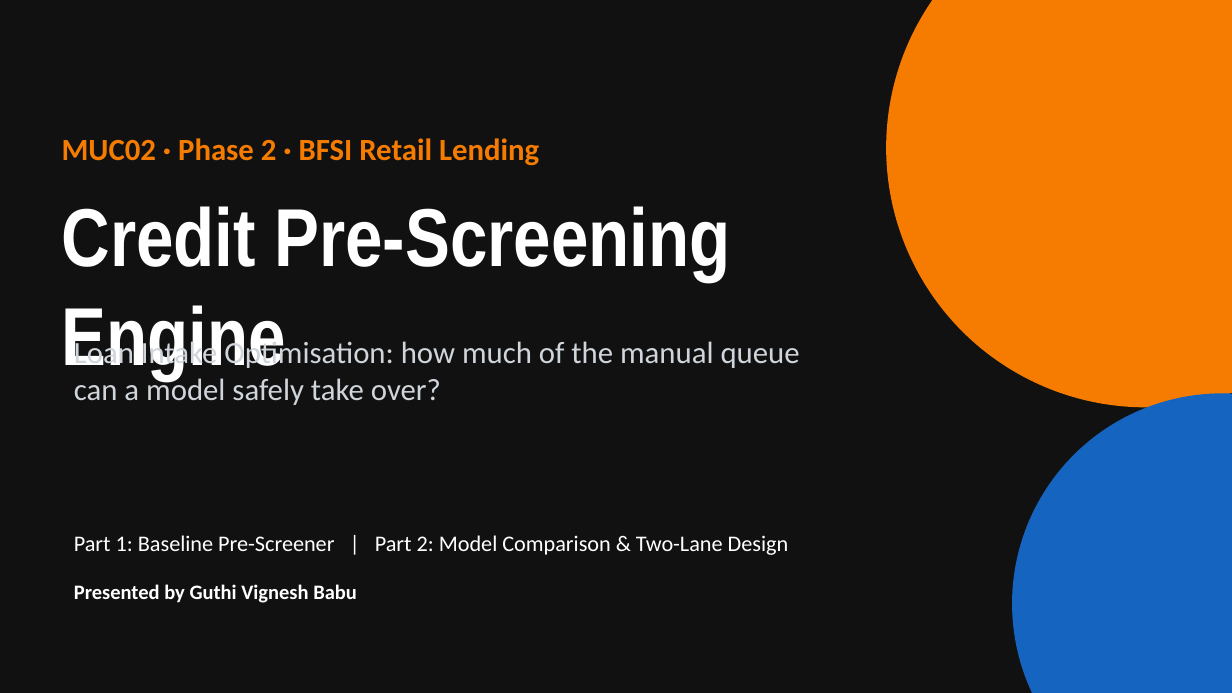
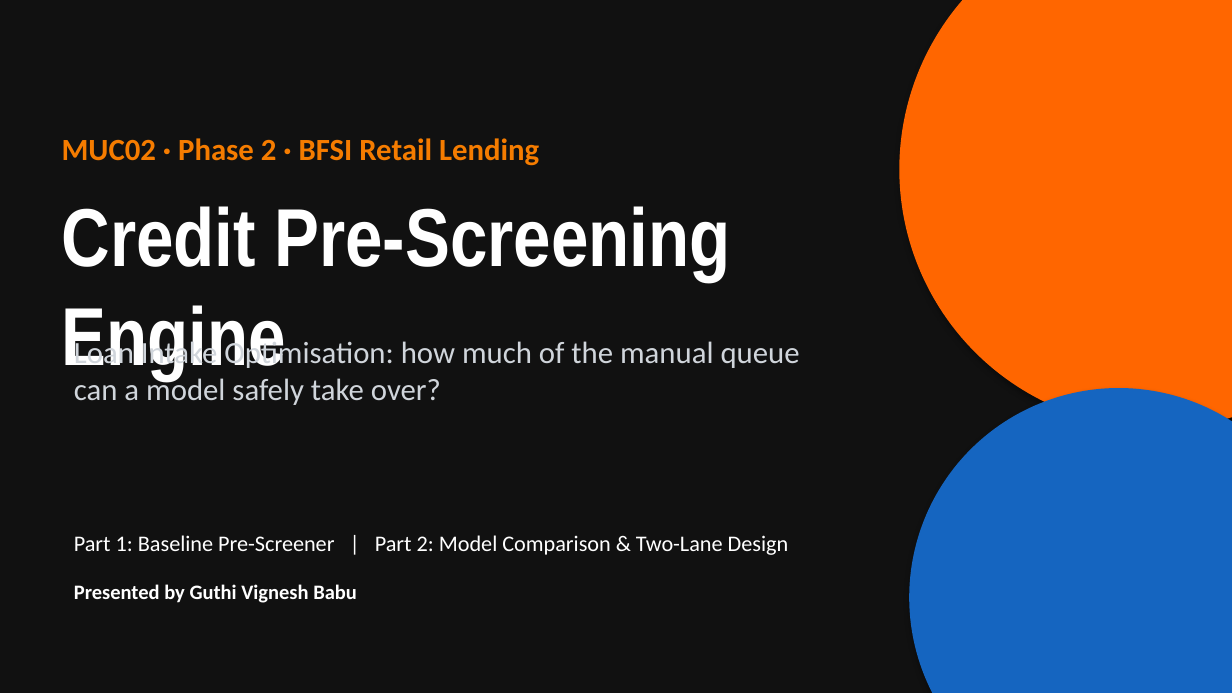
Before and after one commit to Vigneshbabu4/MUC02-Credit-Pre-Screening-Engine, a slide deck: slide 1 of Vigneshbabu_Credit_MUC02.pptx. Drawn at 1232x693 pixels with LibreOffice and Linux fonts; fonts in the diff are those of the drawing. Boxes give left, top, right and bottom in pixels: in the first picture for what was removed or moved away, otherwise in the second. Text is boxed around its words. In the diff, an @@ line names an element or a change of style, - is before the commit and + after.

```diff
--- a/Vigneshbabu_Credit_MUC02.pptx
+++ b/Vigneshbabu_Credit_MUC02.pptx
@@ ellipse: place and size @@
-ellipse at box(887, 0, 1232, 407)
+ellipse at box(899, 0, 1232, 429)
@@ ellipse at box(899, 0, 1232, 429): fill #F57C00 to #FF6600; outline #F57C00 1 pt to none; shadow on @@
@@ ellipse: place and size @@
-ellipse at box(1013, 394, 1232, 693)
+ellipse at box(909, 388, 1232, 693)
@@ ellipse at box(909, 388, 1232, 693): outline #1565C0 1 pt to none; shadow on @@
```
Also in this commit, not shown: 1 slide added, 1 other file.
